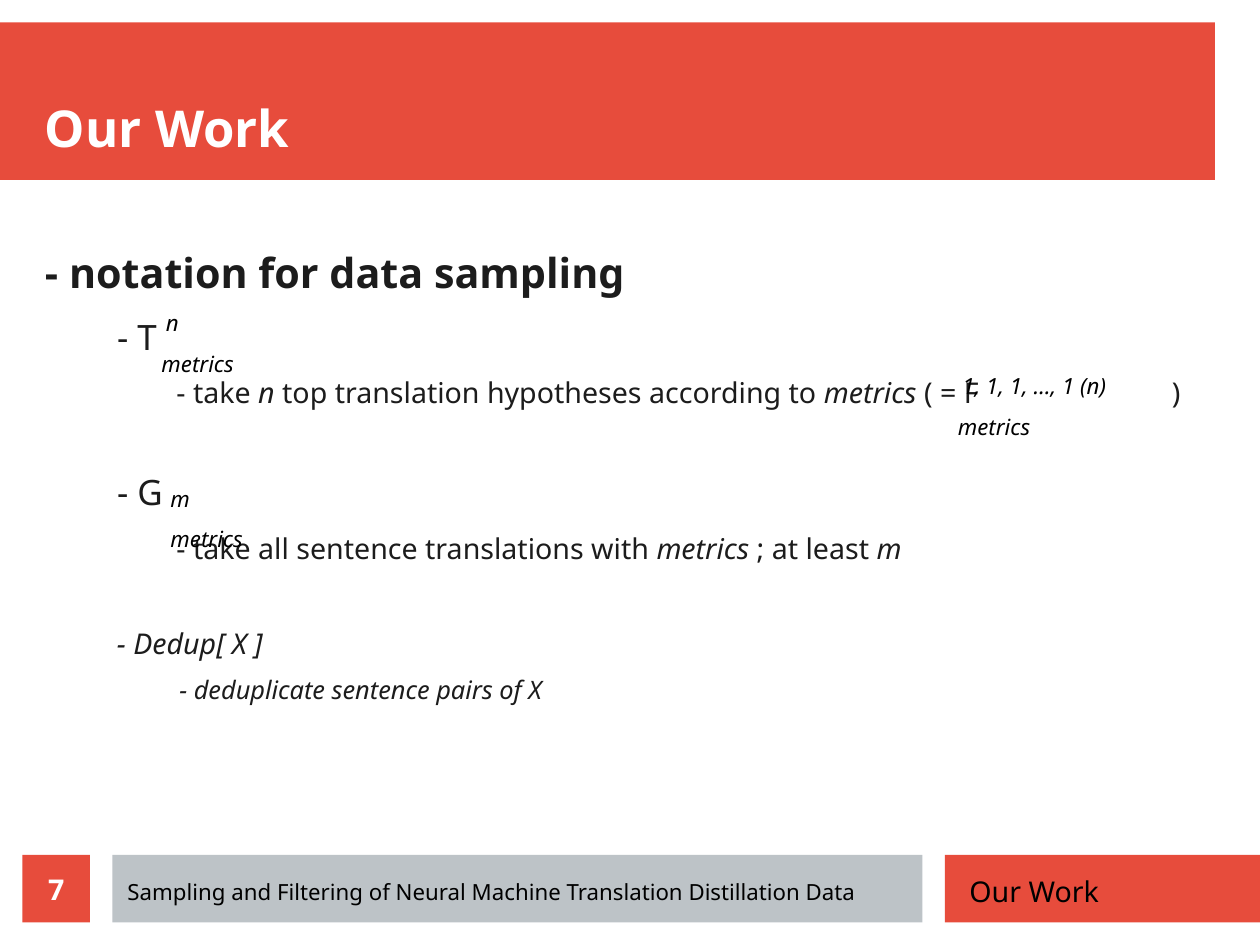
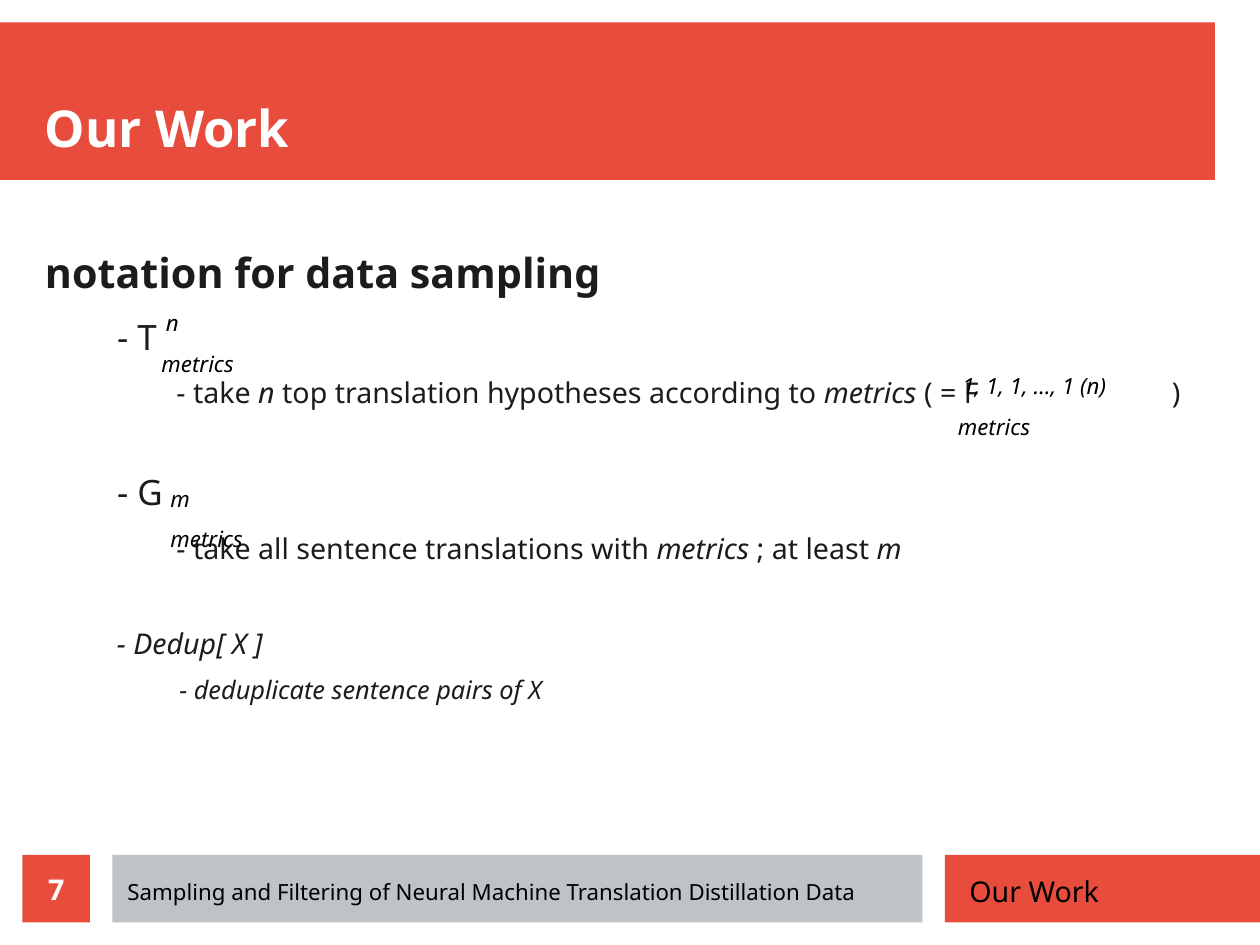
Before and after one commit to zouharvi/reference-mt-distill, a slide deck: slide 7 of meta/final_presentation.odp. Drawn at 1260x945 pixels with LibreOffice and Linux fonts; fonts in the diff are those of the drawing. Boxes give left, top, right and bottom in pixels: in the first picture for what was removed or moved away, otherwise in the second. Text is boxed around its words. In the diff, an @@ line names an element or a change of style, - is before the commit and + after.

```diff
--- a/meta/final_presentation.odp
+++ b/meta/final_presentation.odp
@@ text at (x1=45, y1=256, x2=601, y2=298): text changed @@
-- notation for data sampling
+notation for data sampling
```
Also in this commit, not shown: 8 other slides changed, 5 slides added.
